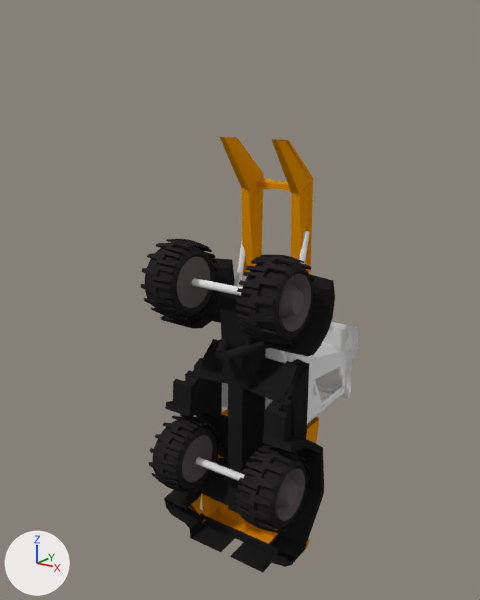
An edit to the Blender file Models/Vehicles/Land/LIEBHERRL538/LIEBHERRL538.blend, drawn before and after from the same camera.
Before and after are seen from a 50 mm camera at (14.0, -18.4, 9.3) aimed at (-1.3, 3.2, 1.2). The axes (+X, +Y, +Z) are drawn at lower left. The lights are the same throughout.

Script lines for the objects in view, before the commit:
```python
me_cylinder_002 = bpy.data.meshes.new('Cylinder.002')
me_cylinder_002.from_pydata(...)  # 192 vertices, 162 faces; spans x -1.0..1.0, y -1.0..1.0, z -1.1..1.0
me_cylinder_002.materials.append(mat_rimgray)  # dark grey #61575a
me_cylinder_007 = bpy.data.meshes.new('Cylinder.007')
me_cylinder_007.from_pydata(...)  # a 32-sided cylinder along z spanning x -1.0..1.0, y -0.74..1.26, z -1.94..0.06
me_cylinder_007.materials.append(mat_whithecab)  # white #e7e7e7
me_cylinder_009 = bpy.data.meshes.new('Cylinder.009')
me_cylinder_009.from_pydata(...)  # a 32-sided cylinder along z spanning x -1.0..1.0, y -0.74..1.26, z -1.94..0.06
me_cylinder_009.materials.append(mat_whithecab)  # white #e7e7e7
ob_leftliftpistonhouse = bpy.data.objects.new('LeftliftPistonHouse', me_cylinder_007)
ob_leftliftpistonhouse.location = (1.3, 3.87, 4.19)
ob_leftliftpistonhouse.rotation_euler = (-0.133, -0.228, -0.968)  # degrees (-7.6, -13, -55)
ob_leftliftpistonhouse.scale = (0.123, 0.123, 1.34)
ob_liebherr538 = bpy.data.objects.new('LIEBHERR538', None)
ob_liebherr538.location = (0.0, 2.123, -0.708)
ob_rightleftrim = bpy.data.objects.new('rightLeftRim', me_cylinder_002)
ob_rightleftrim.parent = ob_lefttoptire
ob_rightleftrim.matrix_parent_inverse = Matrix(((0.0, 0.0, -0.875, -2.048), (0.0, 0.875, 0.0, 0.938), (0.323, 0.0, 0.0, -0.705), (0.0, 0.0, 0.0, 1.0)))
ob_rightleftrim.location = (2.23, -1.099, -2.333)
ob_rightleftrim.rotation_euler = (0.0, -1.571, 0.0)  # degrees (0, -90, 0)
ob_rightleftrim.scale = (1.0, 1.0, 0.729)
ob_rightliftpistonhouse = bpy.data.objects.new('RightliftPistonHouse', me_cylinder_009)
ob_rightliftpistonhouse.location = (-1.54, 3.96, 4.06)
ob_rightliftpistonhouse.rotation_euler = (-0.211, 0.232, 0.936)  # degrees (-12, 13, 54)
ob_rightliftpistonhouse.scale = (0.123, 0.123, 1.34)
# also in view: 'backLeftRim' at (-2.3, 0.5, 2.5); 'BackHood' at (0.0, 2.9, -6.3); 'rightBackTire' at (-2.2, 0.5, -5.0); 'leftBackTire' at (2.2, 0.5, -5.0); 'backLeftRim.001' at (-2.3, 0.5, -5.0)
```
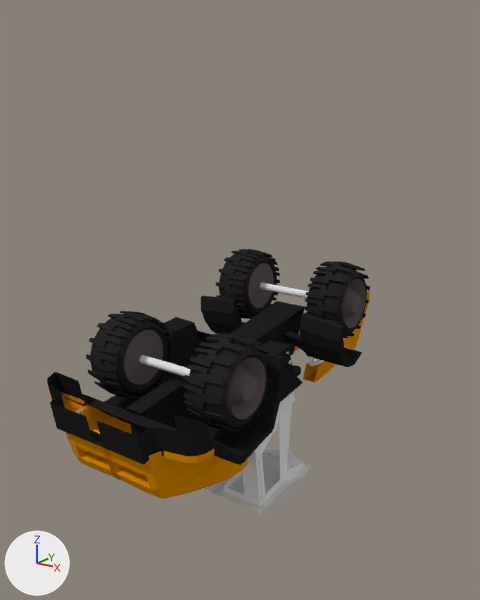
ob_liebherr538 is not drawn itself; it is the parent of ob_loaderliftarm, ob_righttoptire, ob_rightbacktire, ob_leftbacktire, ob_lefttoptire, ob_rearaxle, ob_frontaxle, ob_chassis.

What differs and where, as boxes (x1, y1, x2, y2) in the pictures (480 x 600 px):
'Chassis', turned: before (160, 258, 335, 573); after (47, 296, 362, 465)
'leftBackTire', turned: before (236, 445, 310, 533); after (183, 333, 273, 432)
'Cab', turned: before (222, 322, 359, 424); after (202, 351, 311, 513)
'BackHood', turned: before (188, 409, 319, 553); after (61, 392, 248, 499)
'rightBackTire', turned: before (149, 414, 220, 493); after (86, 311, 172, 399)
'leftTopTire', turned: before (236, 255, 316, 344); after (305, 261, 370, 338)
'LoaderLiftArm', turned: before (220, 137, 313, 274); after (294, 285, 370, 383)
'rightTopTire', turned: before (141, 239, 219, 320); after (216, 249, 280, 319)
'backLeftRim.002', turned: before (275, 468, 305, 521); after (227, 357, 266, 419)
'backLeftRim.001', turned: before (182, 435, 213, 482); after (123, 330, 163, 385)
'rightLeftRim', turned: before (279, 274, 311, 331); after (341, 279, 366, 328)
'backLeftRim', turned: before (177, 257, 210, 308); after (248, 263, 274, 308)
'rearAxle', turned: before (196, 457, 244, 481); after (139, 355, 191, 376)
'frontAxle', turned: before (192, 278, 242, 296); after (260, 283, 309, 298)
'LeftliftPistonHouse', moved, turned: before (299, 231, 309, 264); after (309, 359, 325, 366)
'RightliftPistonHouse', moved, turned (not visible afterwards): before (235, 241, 245, 287)

The edits, one by one:
Object 'LIEBHERR538' (ob_liebherr538) turns from (0, 0, 0) to (-83, 0, 0) degrees about x, y and z.
Object 'RightliftPistonHouse' (ob_rightliftpistonhouse) moves from (-1.54, 3.96, 4.06) to (-1.54, 7.07, -1.96).
Object 'RightliftPistonHouse' (ob_rightliftpistonhouse) turns from (-12, 13, 54) to (-109, 54, -13) degrees about x, y and z.
Object 'LeftliftPistonHouse' (ob_leftliftpistonhouse) moves from (1.3, 3.87, 4.19) to (1.3, 7.19, -1.85).
Object 'LeftliftPistonHouse' (ob_leftliftpistonhouse) turns from (-7.6, -13, -55) to (-105, -55, 13) degrees about x, y and z.
